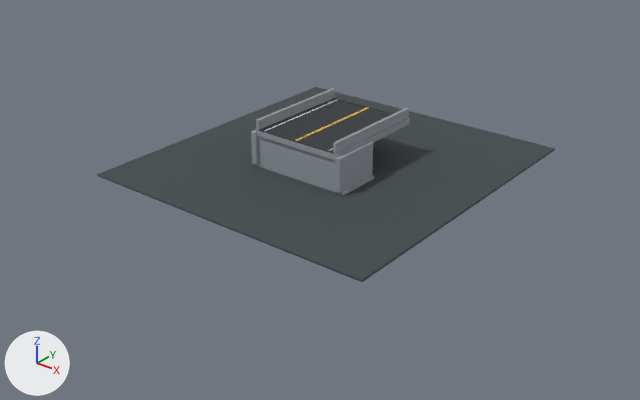
A saved change to the Blender file content-source/cityworld_next/bridge/transition_12m/rorng_city_bridge_transition_12m.blend.
One viewpoint serves both versions: a 50 mm camera at (50.4, -65.2, 31.4) aimed at (0.5, -2.8, -7.2). The lights are fixed; the arrows at lower left show +X, +Y and +Z. The first picture is the older version.

The scene before the commit, as lines of its bpy script (objects in view):
```python
me_cube = bpy.data.meshes.new('Cube')
me_cube.from_pydata(...)  # 56 vertices, 54 faces; spans x -16.0..16.0, y -17.0..17.0, z -4.3..-4.0
me_cube.materials.append(mat_rorng_preview_ground)  # dark grey #424b4d
me_rorng_city_bridge_transition_12m_lod0_mesh = bpy.data.meshes.new('rorng_city_bridge_transition_12m_lod0_mesh')
me_rorng_city_bridge_transition_12m_lod0_mesh.from_pydata(...)  # 728 vertices, 1372 faces; spans x -5.8..5.8, y -6.15..6.0, z -4.88..1.0
# faces by material slot: [844, 12, 444, 24, 24, 24]
me_rorng_city_bridge_transition_12m_lod0_mesh.materials.append(mat_rorng_transition_concrete)  # grey #959ba2
me_rorng_city_bridge_transition_12m_lod0_mesh.materials.append(mat_rorng_transition_asphalt)  # dark grey #34383d
me_rorng_city_bridge_transition_12m_lod0_mesh.materials.append(mat_rorng_transition_dark_steel)  # greyish blue #353d44
me_rorng_city_bridge_transition_12m_lod0_mesh.materials.append(mat_rorng_transition_lane_white)  # white #eaece6
me_rorng_city_bridge_transition_12m_lod0_mesh.materials.append(mat_rorng_transition_lane_yellow)  # yellow #f7c835
me_rorng_city_bridge_transition_12m_lod0_mesh.materials.append(mat_rorng_transition_galvanized_steel)  # greyish blue #84939e
ob_preview_ground = bpy.data.objects.new('preview_ground', me_cube)
ob_preview_ground.location = (0.0, 0.0, 0.0)
ob_rorng_city_bridge_transition_12m_lod0 = bpy.data.objects.new('rorng_city_bridge_transition_12m_lod0', me_rorng_city_bridge_transition_12m_lod0_mesh)
ob_rorng_city_bridge_transition_12m_lod0.location = (0.0, 0.0, 0.0)
```
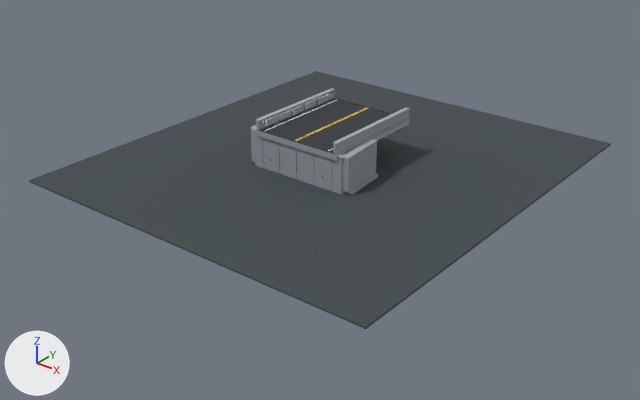
The change, as a list of edits to the scene's bpy script:
```text
Change me_rorng_city_bridge_transition_12m_lod0_mesh:
    remove me_rorng_city_bridge_transition_12m_lod0_mesh.from_pydata(...)  # 728 vertices, 1372 faces; spans x -5.8..5.8, y -6.15..6.0, z -4.88..1.0
    add me_rorng_city_bridge_transition_12m_lod0_mesh.from_pydata(...)  # 10544 vertices, 20392 faces; spans x -6.34..6.34, y -6.0..6.0, z -4.88..1.01
    me_rorng_city_bridge_transition_12m_lod0_mesh part 1: the loose piece of 56 vertices spanning x -4.9..-4.54, y -6.0..6.0, z -0.02..1.0 is copied, and the copy is scaled about its middle by (0.227, 0.976, 0.114), then moved by (0.22, 0.0, 0.27), in mat_rorng_transition_galvanized_steel (greyish blue #84939e); it spans x -4.55..-4.45, y -5.85..5.85, z 0.69..0.83
    me_rorng_city_bridge_transition_12m_lod0_mesh part 2: the loose piece of 56 vertices spanning x -5.49..-4.87, y -6.15..-0.95, z -3.7..-0.3 is turned -5.5 degrees about the z axis through the mesh origin
    me_rorng_city_bridge_transition_12m_lod0_mesh part 3: the loose piece of 56 vertices spanning x 4.87..5.49, y -6.15..-0.95, z -3.7..-0.3 is turned 5.5 degrees about the z axis through the mesh origin
    me_rorng_city_bridge_transition_12m_lod0_mesh part 4: the loose piece of 24 vertices spanning x 4.55..5.8, y -5.9..-1.1, z -4.0..-3.64 is turned 5.5 degrees about the z axis through the mesh origin
    me_rorng_city_bridge_transition_12m_lod0_mesh part 5: 16 vertices removed from x -4.39..4.39, y 4.4..4.9, z 0.0..0.03; 9200 vertices added at x -6.11..6.11, y -5.94..5.94, z -4.5..1.01
    other edits to the shape of me_rorng_city_bridge_transition_12m_lod0_mesh do not show in these pictures
    add me_rorng_city_bridge_transition_12m_lod0_mesh.materials.append(mat_rorng_transition_concrete_edge)  # grey #a8adb1
    add me_rorng_city_bridge_transition_12m_lod0_mesh.materials.append(mat_rorng_transition_joint_rubber)  # black #161b1f
    add me_rorng_city_bridge_transition_12m_lod0_mesh.materials.append(mat_rorng_transition_reflector_amber)  # orange #ff9e2c
    add me_rorng_city_bridge_transition_12m_lod0_mesh.materials.append(mat_rorng_transition_concrete_weathered)  # grey #6f777c
Change me_cube:
    remove me_cube.from_pydata(...)  # 56 vertices, 54 faces; spans x -16.0..16.0, y -17.0..17.0, z -4.3..-4.0
    add me_cube.from_pydata(...)  # 56 vertices, 54 faces; spans x -20.0..20.0, y -22.0..22.0, z -4.3..-4.0
    me_cube part 6: the whole mesh is scaled about its middle by (1.25, 1.29, 1)
```

Where the change shows, as pixel boxes (x1, y1, x2, y2) in the pictures (640 x 400 px; the box of a moved part takes in the faces that stretch with it):
'preview_ground', rescaled (27% wider, 32% taller): before (97, 87, 555, 282); after (29, 71, 611, 329)
part 1 of me_rorng_city_bridge_transition_12m_lod0_mesh, added: after (260, 91, 335, 123)
part 2 of me_rorng_city_bridge_transition_12m_lod0_mesh, moved or reshaped: before (251, 130, 259, 164); after (251, 129, 255, 161)
part 3 of me_rorng_city_bridge_transition_12m_lod0_mesh, moved or reshaped: before (335, 141, 373, 192); after (343, 142, 377, 192)
part 4 of me_rorng_city_bridge_transition_12m_lod0_mesh, moved or reshaped: before (334, 175, 374, 195); after (344, 173, 378, 195)
part 5 of me_rorng_city_bridge_transition_12m_lod0_mesh, built on: after (251, 88, 410, 194)
